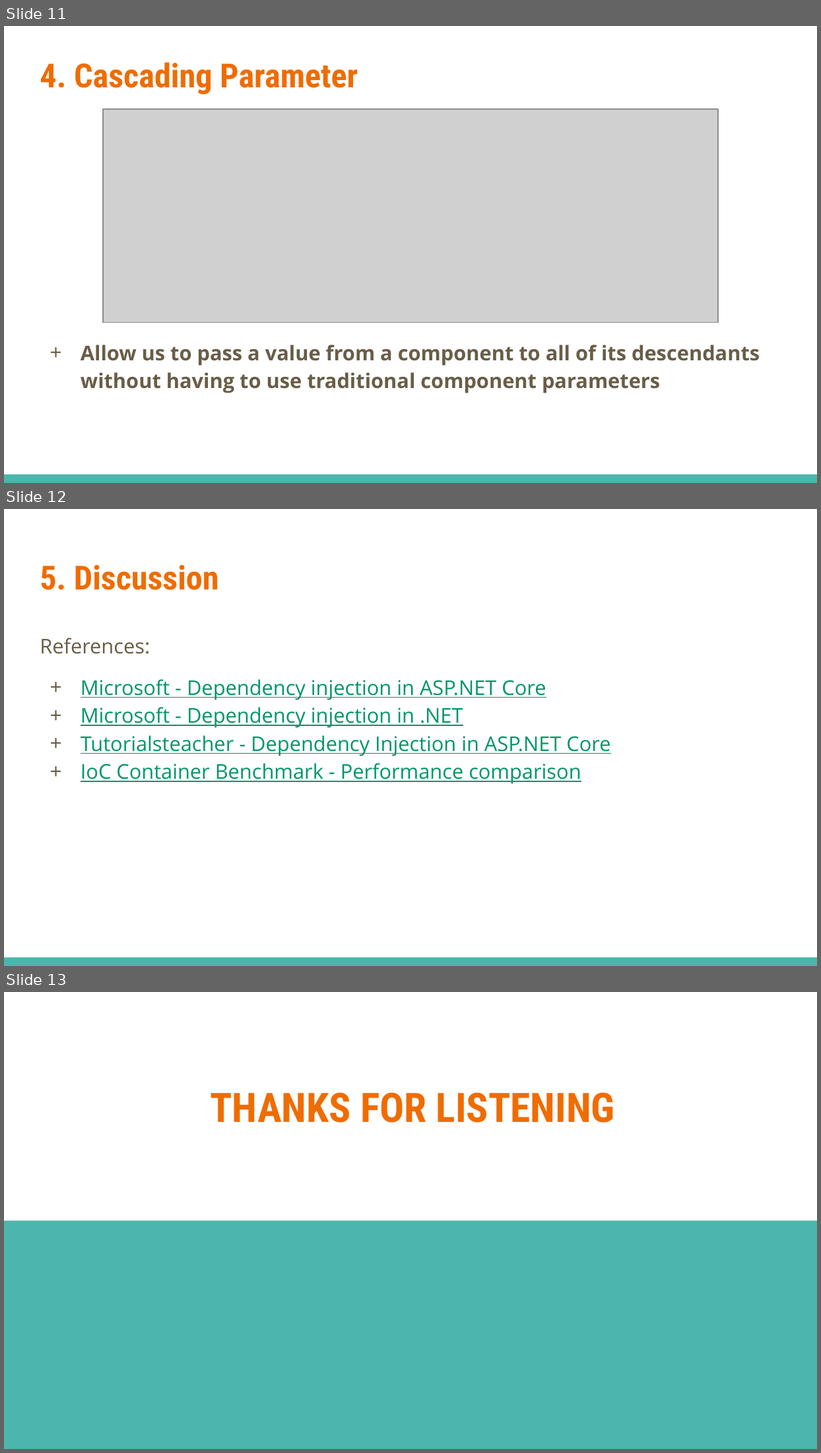
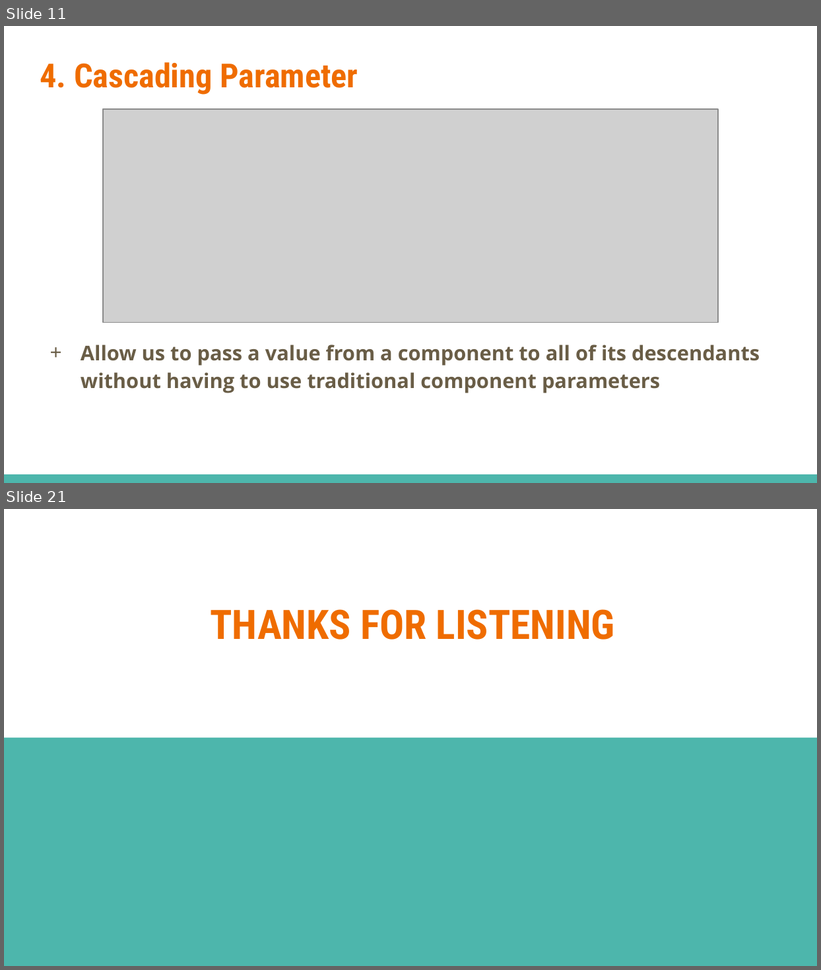
Before and after one commit to dinhhung09138/Learning-Example, a slide deck: BlazorComonent.pptx. Shown one above the other, each under a label of ours: slides 11, 12 and 13 before the commit, slides 11 and 21 after it; the slides between them are not shown. The pictures are 821x1453 and 821x970 pixels, drawn with LibreOffice and Linux fonts; fonts in the diff are those of the drawing; grey boxes stand for pictures. Boxes give left, top, right and bottom in pixels: in the first picture for what was removed or moved away, otherwise in the second. Text is boxed around its words. In the diff, an @@ line names an element or a change of style, - is before the commit and + after.

```diff
--- a/BlazorComonent.pptx
+++ b/BlazorComonent.pptx
@@ slide 12 removed at box(4, 509, 817, 966), background #FFFFFF; not listed: 1 template element that a slide beside it also shows @@
@@ title removed at box(40, 565, 219, 590) @@
-5. Discussion
@@ text removed at box(40, 638, 611, 784) @@
-References:
-+ Microsoft - Dependency injection in ASP.NET Core
-+ Microsoft - Dependency injection in .NET
-+ Tutorialsteacher - Dependency Injection in ASP.NET Core
-+ IoC Container Benchmark - Performance comparison
@@ what was slide 13 is now slide 21 @@
```
Also in this commit, not shown: 1 slide changed, 9 slides added, 8 other files.
